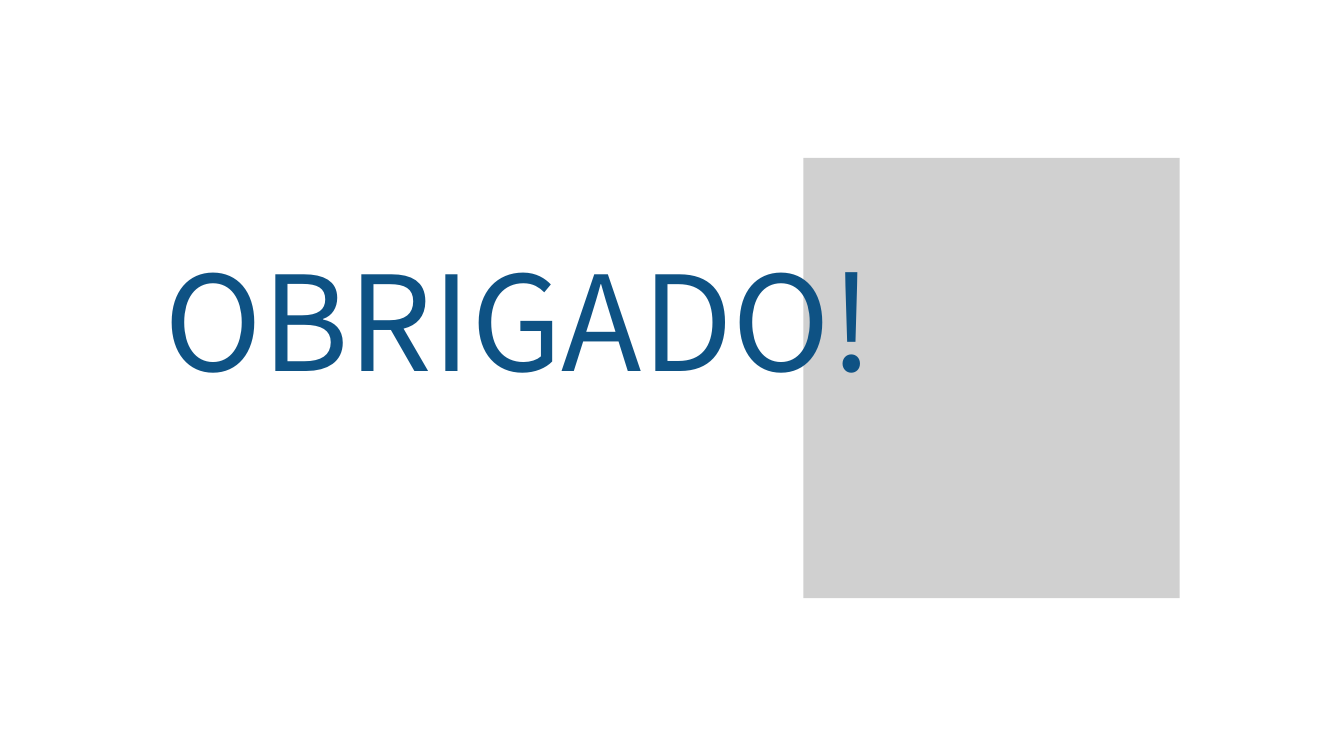
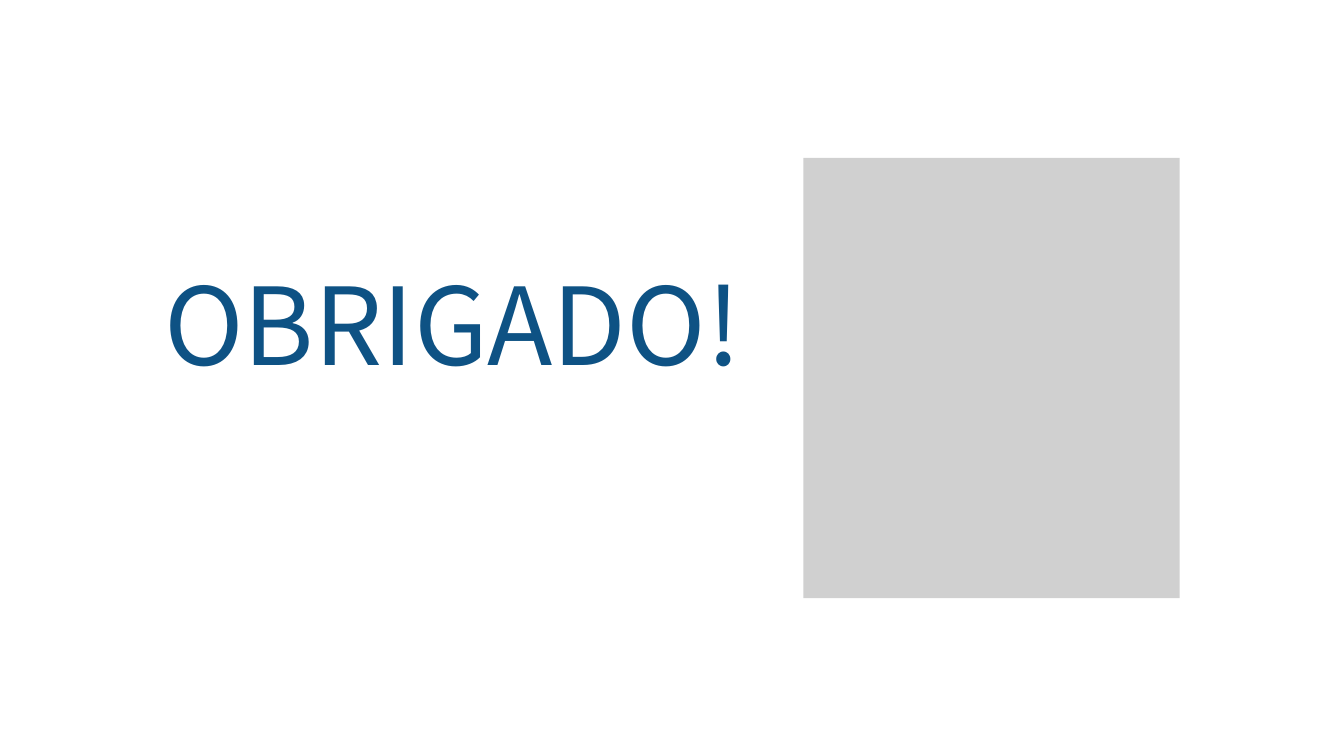
Before and after one commit to jair-ferreira-rodrigues-neto/seminario-grafos, a slide deck: slide 26 of docs/slides/Slides.pptx. Drawn at 1344x756 pixels with LibreOffice and Linux fonts; fonts in the diff are those of the drawing; grey boxes stand for pictures; background and template pictures are left out. Boxes give left, top, right and bottom in pixels: in the first picture for what was removed or moved away, otherwise in the second. Text is boxed around its words. In the diff, an @@ line names an element or a change of style, - is before the commit and + after.

```diff
--- a/docs/slides/Slides.pptx
+++ b/docs/slides/Slides.pptx
@@ text "OBRIGADO!": place and size @@
-text "OBRIGADO!" at (164,238,873,404)
+text "OBRIGADO!" at (164,284,741,367)
@@ text "OBRIGADO!" at (164,284,741,367): size 141.5 to 115 pt; line spacing 130.1pt to 105.8pt @@
```
Also in this commit, not shown: 14 other slides changed.
